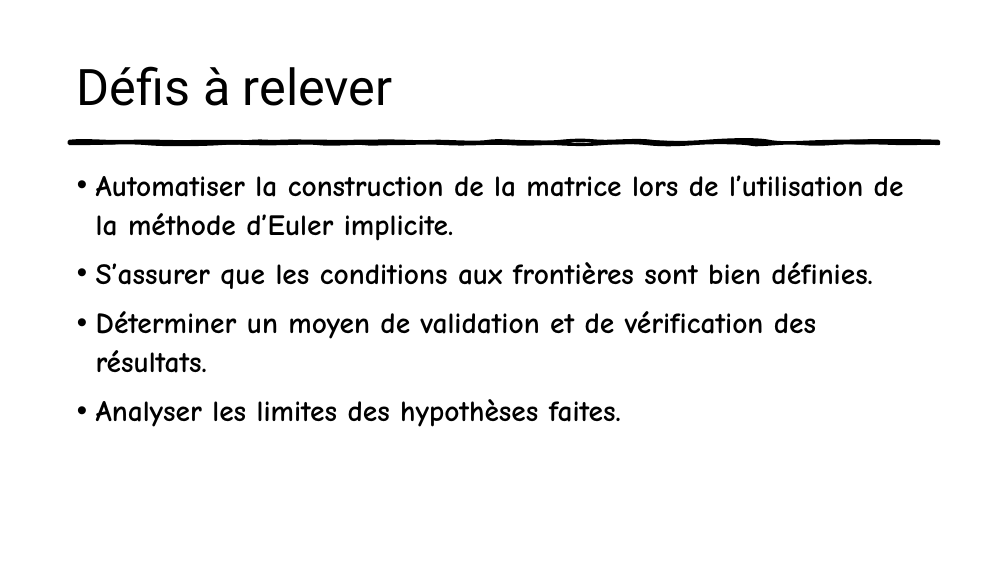
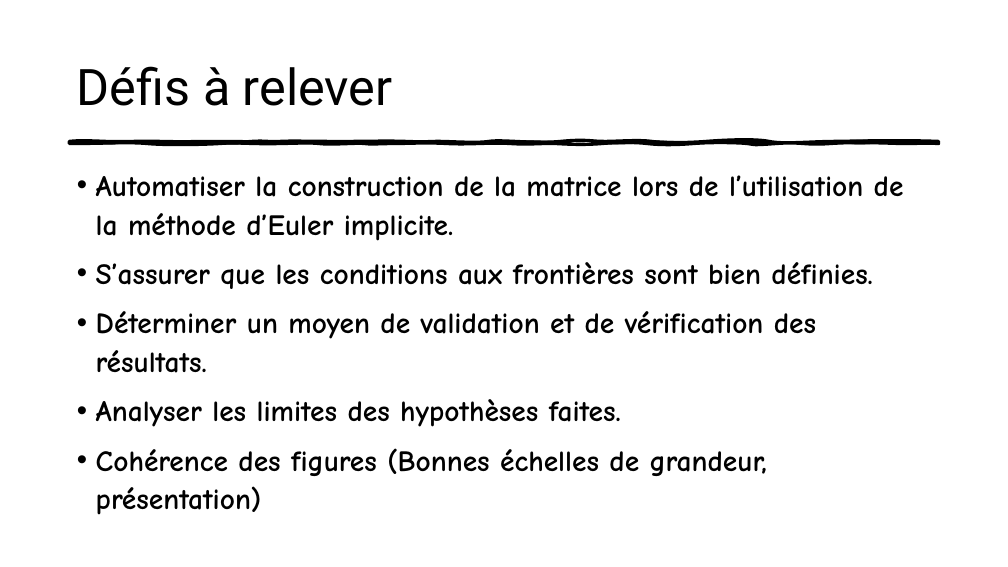
Before and after one commit to roroturgeon/GCH2545, a slide deck: slide 20 of Pâte à bagel.pptx (slide 19 before the commit). Drawn at 1008x567 pixels with LibreOffice and Linux fonts; fonts in the diff are those of the drawing. Boxes give left, top, right and bottom in pixels: in the first picture for what was removed or moved away, otherwise in the second. Text is boxed around its words. In the diff, an @@ line names an element or a change of style, - is before the commit and + after.

```diff
--- a/Pâte à bagel.pptx
+++ b/Pâte à bagel.pptx
@@ text at box(96, 448, 767, 515): paragraph added @@
+• Cohérence des figures (Bonnes échelles de grandeur, présentation)
```
Also in this commit, not shown: 3 other slides changed, 1 slide added.
